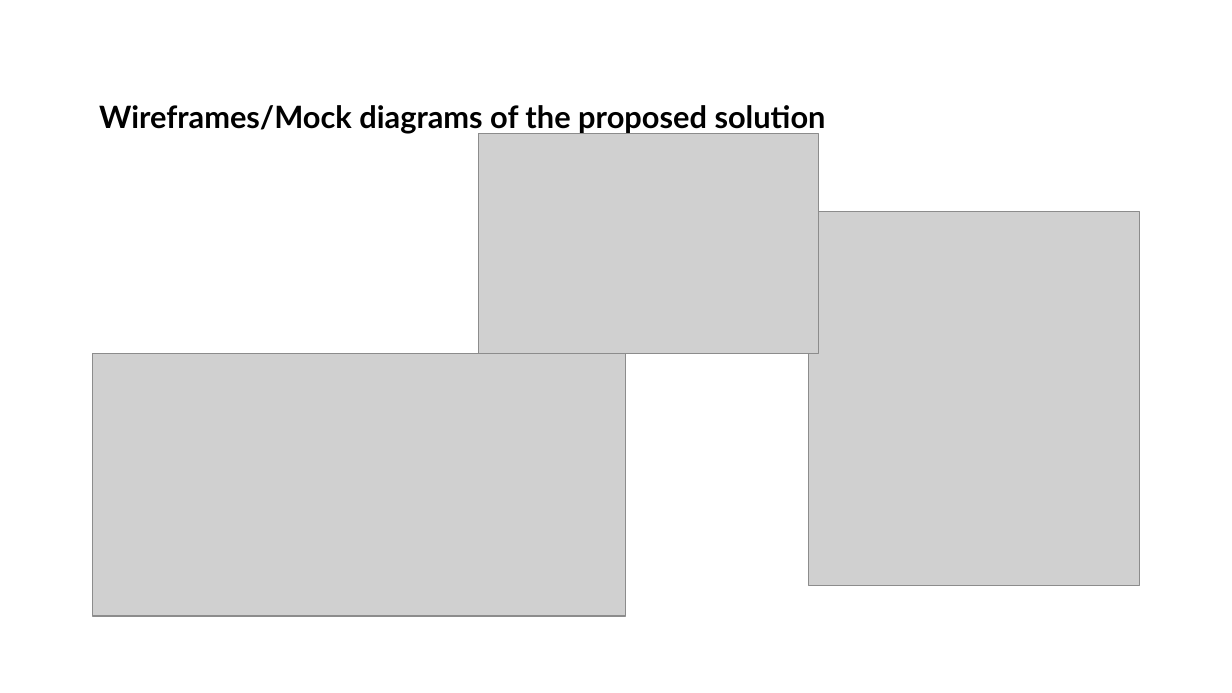
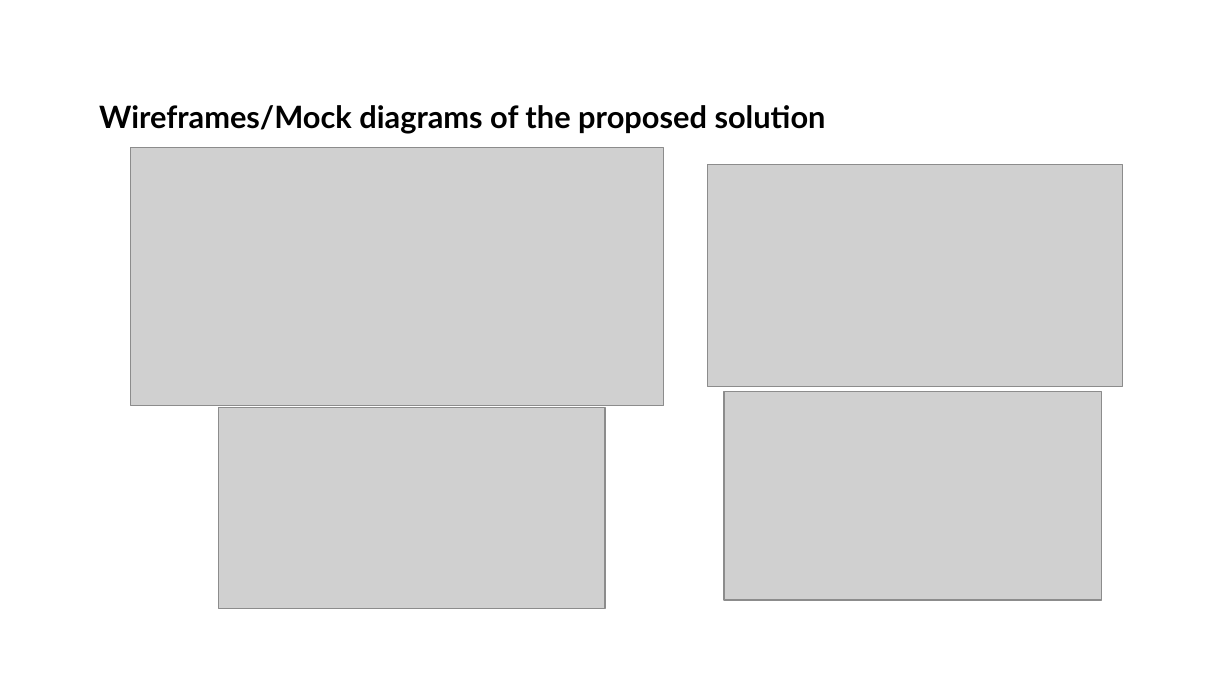
Before and after one commit to ramsai-kolli/safe-cyber, a slide deck: slide 9 of basic info/The OG Coders .pptx. Drawn at 1232x693 pixels with LibreOffice and Linux fonts; fonts in the diff are those of the drawing; grey boxes stand for pictures; background and template pictures are left out. Boxes give left, top, right and bottom in pixels: in the first picture for what was removed or moved away, otherwise in the second. Text is boxed around its words. In the diff, an @@ line names an element or a change of style, - is before the commit and + after.

```diff
--- a/basic info/The OG Coders .pptx
+++ b/basic info/The OG Coders .pptx
@@ picture added at [131,148,664,407] @@
@@ picture added at [707,165,1122,387] @@
@@ picture removed at [808,212,1140,585] @@
@@ picture removed at [92,354,626,616] @@
@@ picture: place and size @@
-picture at [479,133,819,354]
+picture at [218,408,605,609]
@@ picture added at [724,392,1101,600] @@
```
Also in this commit, not shown: 8 other slides changed, 1 slide added.
